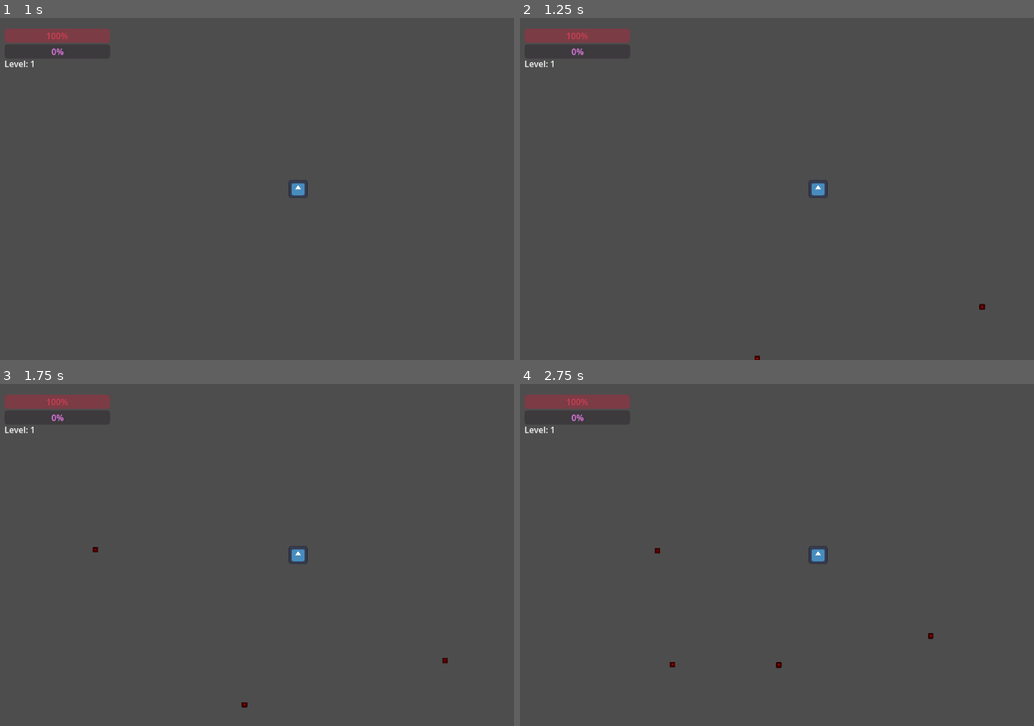
Above: before the commit, frames 1-4 (two rows, left to right).
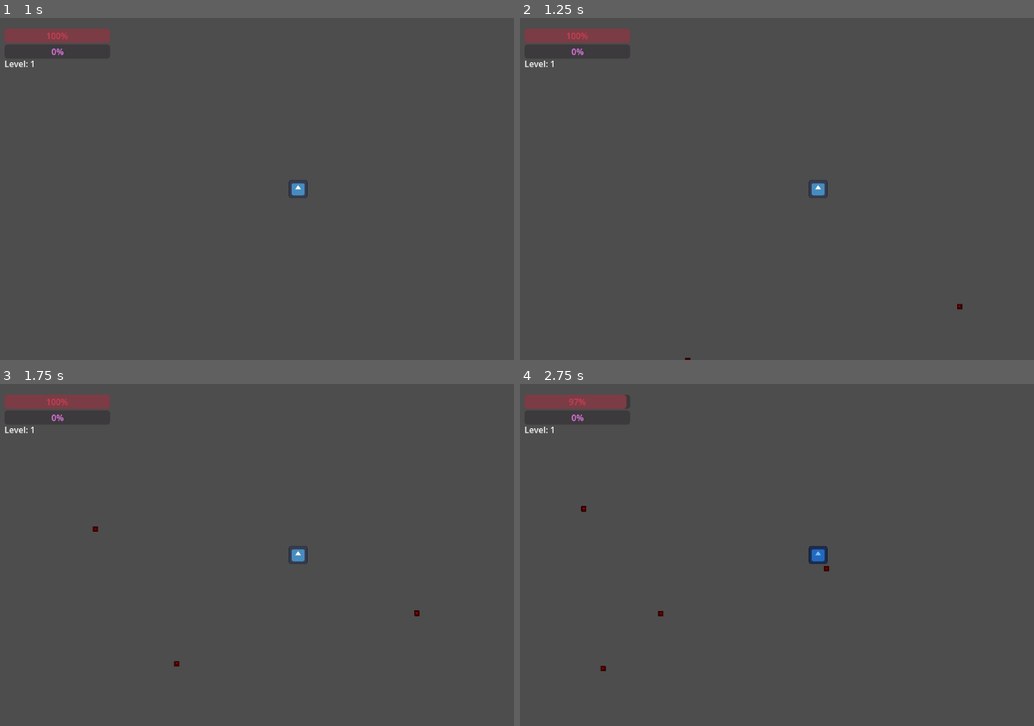
Above: after the commit, the same moments.

Repository: erdemydt/gameinyo
Game: Godot game, scene res://Main.tscn
Same seed, same stepped clock (60 frames per second), same inputs: the game is played once before the commit and once after it. The engine's default icon, where the game draws it, is replaced by a stand-in: a white triangle on a blue panel in a dark square.
Inputs:
- Up to frame 1 (1 s): tap Enter at 0.5 s; hold D (ui_right, bound only after the commit) from 0.53 s (still down)
- Up to frame 2 (1.25 s): keep holding D (ui_right, bound only after the commit)
- Up to frame 3 (1.75 s): tap Space at 1.25 s; release D (ui_right, bound only after the commit) at 1.28 s; hold S (ui_down, bound only after the commit) from 1.28 s (still down)
- Up to frame 4 (2.75 s): tap Enter at 2 s; release S (ui_down, bound only after the commit) at 2.03 s; hold D (ui_right, bound only after the commit) from 2.03 s (still down)

Frame 1 is identical in both runs. In frame 2, less than 0.1% of the frame differs, in the area x 32-91%, y 83-100%; in frame 3, 0.1%; in frame 4, 0.4%, in the area x 9-81%, y 3-84%.

Commit message:
more changes

Diff:
--- a/project.godot
+++ b/project.godot
@@ -15,6 +15,37 @@
 config/features=PackedStringArray("4.6", "GL Compatibility")
 config/icon="res://icon.svg"
 
+[input]
+
+ui_left={
+"deadzone": 0.5,
+"events": [Object(InputEventKey,"resource_local_to_scene":false,"resource_name":"","device":-1,"window_id":0,"alt_pressed":false,"shift_pressed":false,"ctrl_pressed":false,"meta_pressed":false,"pressed":false,"keycode":65,"physical_keycode":0,"key_label":0,"unicode":97,"location":0,"echo":false,"script":null)
+, Object(InputEventJoypadButton,"resource_local_to_scene":false,"resource_name":"","device":-1,"button_index":13,"pressure":0.0,"pressed":false,"script":null)
+, Object(InputEventJoypadMotion,"resource_local_to_scene":false,"resource_name":"","device":-1,"axis":0,"axis_value":-1.0,"script":null)
+]
+}
+ui_right={
+"deadzone": 0.5,
+"events": [Object(InputEventKey,"resource_local_to_scene":false,"resource_name":"","device":-1,"window_id":0,"alt_pressed":false,"shift_pressed":false,"ctrl_pressed":false,"meta_pressed":false,"pressed":false,"keycode":68,"physical_keycode":0,"key_label":0,"unicode":100,"location":0,"echo":false,"script":null)
+, Object(InputEventJoypadButton,"resource_local_to_scene":false,"resource_name":"","device":-1,"button_index":14,"pressure":0.0,"pressed":false,"script":null)
+, Object(InputEventJoypadMotion,"resource_local_to_scene":false,"resource_name":"","device":-1,"axis":0,"axis_value":1.0,"script":null)
+]
+}
+ui_up={
+"deadzone": 0.5,
+"events": [Object(InputEventKey,"resource_local_to_scene":false,"resource_name":"","device":-1,"window_id":0,"alt_pressed":false,"shift_pressed":false,"ctrl_pressed":false,"meta_pressed":false,"pressed":false,"keycode":87,"physical_keycode":0,"key_label":0,"unicode":119,"location":0,"echo":false,"script":null)
+, Object(InputEventJoypadButton,"resource_local_to_scene":false,"resource_name":"","device":-1,"button_index":11,"pressure":0.0,"pressed":false,"script":null)
+, Object(InputEventJoypadMotion,"resource_local_to_scene":false,"resource_name":"","device":-1,"axis":1,"axis_value":-1.0,"script":null)
+]
+}
+ui_down={
+"deadzone": 0.5,
+"events": [Object(InputEventKey,"resource_local_to_scene":false,"resource_name":"","device":-1,"window_id":0,"alt_pressed":false,"shift_pressed":false,"ctrl_pressed":false,"meta_pressed":false,"pressed":false,"keycode":83,"physical_keycode":0,"key_label":0,"unicode":115,"location":0,"echo":false,"script":null)
+, Object(InputEventJoypadButton,"resource_local_to_scene":false,"resource_name":"","device":-1,"button_index":12,"pressure":0.0,"pressed":false,"script":null)
+, Object(InputEventJoypadMotion,"resource_local_to_scene":false,"resource_name":"","device":-1,"axis":1,"axis_value":1.0,"script":null)
+]
+}
+
 [physics]
 
 3d/physics_engine="Jolt Physics"
